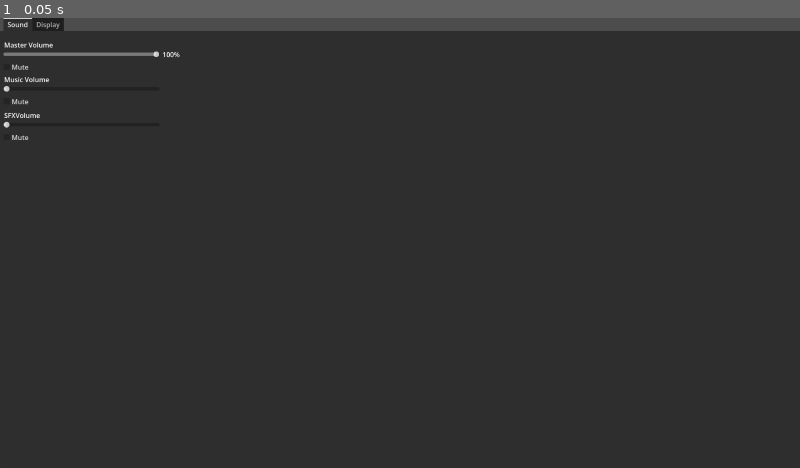
Above: before the commit, frame 1.
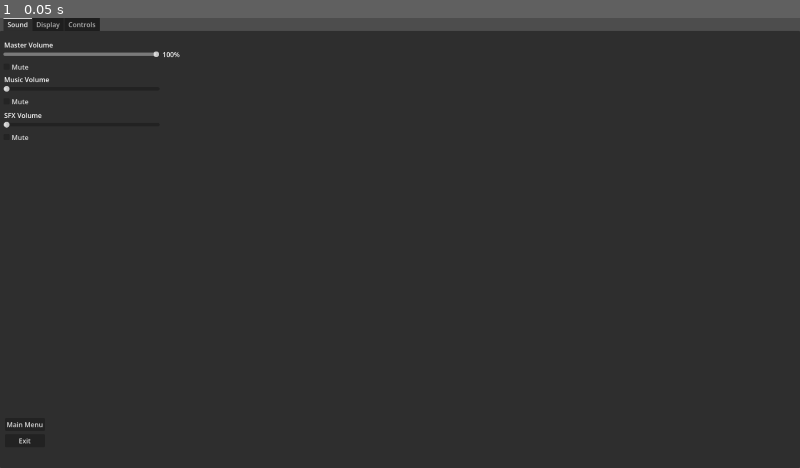
Above: after the commit, the same moment.

Repository: SuperNar3k/GameName-Game-Jam-2026
Game: Godot game, scene res://Scenes/Options.tscn
Two runs of this game, one before a commit and one after it. Both use one fixed random seed, a clock stepped at 60 frames per second and the inputs below. This scene is started directly instead of the project's main scene.
Inputs:
- Up to frame 1 (0.05 s): no input

The runs differ from the first frame. In frame 1, 0.2% of the frame differs, in the area x 0-13%, y 0-95%.

Commit message:
Options Menu Elevator Update
The options menu for the most part is finished. Only thing missing would be the logic for a few parts of it as they aren't ready to be implemented (Exit, Main Menu, SFX volume,  Music Volume)

Diff:
--- a/gngj/Scenes/Options.tscn
+++ b/gngj/Scenes/Options.tscn
@@ -1,6 +1,7 @@
 [gd_scene format=3 uid="uid://dftvnlc0al120"]
 
-[ext_resource type="Script" uid="uid://douhp86xf67kb" path="res://Scenes/options.gd" id="1_qqnya"]
+[ext_resource type="Script" uid="uid://douhp86xf67kb" path="res://scrips/options.gd" id="1_qqnya"]
+[ext_resource type="AudioStream" uid="uid://pkl8xu438sfn" path="res://assets/sound/music/Elevator Music.mp3" id="2_hg628"]
 
 [node name="Options" type="Control" unique_id=953978234]
 layout_mode = 3
@@ -103,7 +104,7 @@
 offset_top = -26.0
 offset_right = 120.0
 offset_bottom = -3.0
-text = "SFXVolume"
+text = "SFX Volume"
 
 [node name="Label" type="Label" parent="TabContainer/Sound/SFXVolumeSlider3" unique_id=590274517]
 layout_mode = 0
@@ -125,10 +126,20 @@
 layout_mode = 2
 metadata/_tab_index = 1
 
+[node name="Label3" type="Label" parent="TabContainer/Display" unique_id=1237310964]
+layout_mode = 0
+offset_left = 10.0
+offset_top = 22.0
+offset_right = 128.0
+offset_bottom = 45.0
+text = "Resolutions"
+
 [node name="Resolutions" type="OptionButton" parent="TabContainer/Display" unique_id=262572108]
 layout_mode = 0
-offset_right = 32.0
-offset_bottom = 20.0
+offset_left = 8.0
+offset_top = 49.0
+offset_right = 131.0
+offset_bottom = 80.0
 selected = 0
 item_count = 3
 popup/item_0/text = "1920 x 1080"
@@ -138,7 +149,90 @@
 popup/item_2/text = "1280 x 720"
 popup/item_2/id = 0
 
+[node name="Full Screen" type="CheckBox" parent="TabContainer/Display" unique_id=1064860869]
+layout_mode = 0
+offset_left = 4.0
+offset_top = 80.0
+offset_right = 73.0
+offset_bottom = 111.0
+text = "Full Screen"
+
+[node name="Controls" type="Control" parent="TabContainer" unique_id=1588457959]
+visible = false
+layout_mode = 2
+metadata/_tab_index = 2
+
+[node name="RichTextLabel" type="RichTextLabel" parent="TabContainer/Controls" unique_id=2046969773]
+layout_mode = 1
+anchors_preset = 15
+anchor_right = 1.0
+anchor_bottom = 1.0
+grow_horizontal = 2
+grow_vertical = 2
+bbcode_enabled = true
+text = " [b][center]Keyboard and Mouse[/center][/b]
+[center]
++----------------------------------------+----------------------------------------+
+| Select Option                        |Left Click         						|
++----------------------------------------+----------------------------------------+
+| Interact                                  |Mouse (follow)                       |
++----------------------------------------+----------------------------------------+
+| In-Game Menu                     |Esc                                            |
++----------------------------------------+----------------------------------------+
+| Recipe List                             |R                                               |
++----------------------------------------+----------------------------------------+
+| Bookshelf                              |B                                                |
++----------------------------------------+----------------------------------------+
+|Conversation Progression  |Left Click / Space                   |
++----------------------------------------+----------------------------------------+
+[/center]
+ [b][center]Controller[/center][/b]
+[center]
++----------------------------------------+----------------------------------------+
+| Select Option                        |A                        						|
++----------------------------------------+----------------------------------------+
+| Interact                                  |Left Joystick                            |
++----------------------------------------+----------------------------------------+
+| In-Game Menu                     |Settings                                   |
++----------------------------------------+----------------------------------------+
+| Recipe List                             |X                                               |
++----------------------------------------+----------------------------------------+
+| Bookshelf                              |Y                                                |
++----------------------------------------+----------------------------------------+
+|Conversation Progression  |A / B                                          |
++----------------------------------------+----------------------------------------+
+[/center]
+
+
+
+"
+scroll_active = false
+autowrap_mode = 0
+autowrap_trim_flags = 0
+
+[node name="AudioStreamPlayer" type="AudioStreamPlayer" parent="." unique_id=781143972]
+stream = ExtResource("2_hg628")
+autoplay = true
+
+[node name="MainMenu" type="Button" parent="." unique_id=540465813]
+layout_mode = 0
+offset_left = 12.0
+offset_top = 960.0
+offset_right = 108.0
+offset_bottom = 991.0
+text = "Main Menu"
+
+[node name="Exit" type="Button" parent="." unique_id=1031942189]
+layout_mode = 0
+offset_left = 12.0
+offset_top = 999.0
+offset_right = 108.0
+offset_bottom = 1030.0
+text = "Exit"
+
 [connection signal="value_changed" from="TabContainer/Sound/MasterVolumeSlider" to="." method="_on_master_value_changed"]
+[connection signal="toggled" from="TabContainer/Sound/MasterVolumeSlider/CheckBox" to="." method="_on_master_mute_toggled"]
 [connection signal="value_changed" from="TabContainer/Sound/MusicVolumeSlider2" to="." method="_on_master_value_changed"]
 [connection signal="value_changed" from="TabContainer/Sound/SFXVolumeSlider3" to="." method="_on_master_value_changed"]
 [connection signal="item_selected" from="TabContainer/Display/Resolutions" to="." method="_on_resolutions_item_selected"]
+[connection signal="toggled" from="TabContainer/Display/Full Screen" to="." method="_on_full_screen_toggled"]
--- /dev/null
+++ b/gngj/assets/sound/default_bus_layout.tres
@@ -0,0 +1,4 @@
+[gd_resource type="AudioBusLayout" format=3 uid="uid://bvhp71ua2iiax"]
+
+[resource]
+bus/0/volume_db = 0.86273575
--- a/gngj/project.godot
+++ b/gngj/project.godot
@@ -14,6 +14,10 @@
 run/main_scene="uid://bplgqa3i45unb"
 config/features=PackedStringArray("4.6", "GL Compatibility")
 config/icon="res://icon.svg"
+
+[audio]
+
+buses/default_bus_layout="uid://bvhp71ua2iiax"
 
 [autoload]
 
--- a/gngj/Scenes/options.gd
+++ b/gngj/scrips/options.gd
@@ -6,14 +6,10 @@
 	$TabContainer/Sound/MasterVolumeSlider.value = SettingsManager.settings.master_volume
 	$TabContainer/Sound/MasterVolumeSlider/Label.text = "%d%%" % int(round(SettingsManager.settings.master_volume * 100))
 
-
-# Called every frame. 'delta' is the elapsed time since the previous frame.
-func _process(delta: float) -> void:
-	$TabContainer/Sound/MasterVolumeSlider/Label.text = "%d%%" % int(round(SettingsManager.settings.master_volume * 100))
-
 #Change master volume
 func _on_master_value_changed(value: float):
 	SettingsManager.settings.master_volume = value
+	$TabContainer/Sound/MasterVolumeSlider/Label.text = "%d%%" % int(round(SettingsManager.settings.master_volume * 100))
 	SettingsManager.apply_all()
 	SettingsManager.save_settings()
 
@@ -33,3 +29,13 @@
 			SettingsManager.settings.resolution = Vector2i(1280,720)
 			SettingsManager.apply_all()
 			SettingsManager.save_settings()
+
+
+func _on_full_screen_toggled(toggled_on: bool) -> void:
+	SettingsManager.settings.fullscreen = toggled_on
+	SettingsManager.apply_all()
+	SettingsManager.save_settings()
+
+
+func _on_master_mute_toggled(toggled_on: bool) -> void:
+	AudioServer.set_bus_mute(AudioServer.get_bus_index("Master"), toggled_on)
Not shown, added: gngj/assets/sound/music/Elevator Music.mp3.import
Renamed: gngj/Scenes/options.gd.uid -> gngj/scrips/options.gd.uid
Renamed: gngj/Scripts/setting_manager.gd -> gngj/scrips/setting_manager.gd
Renamed: gngj/Scripts/setting_manager.gd.uid -> gngj/scrips/setting_manager.gd.uid
Not shown, added: gngj/assets/sound/music/Elevator Music.mp3
